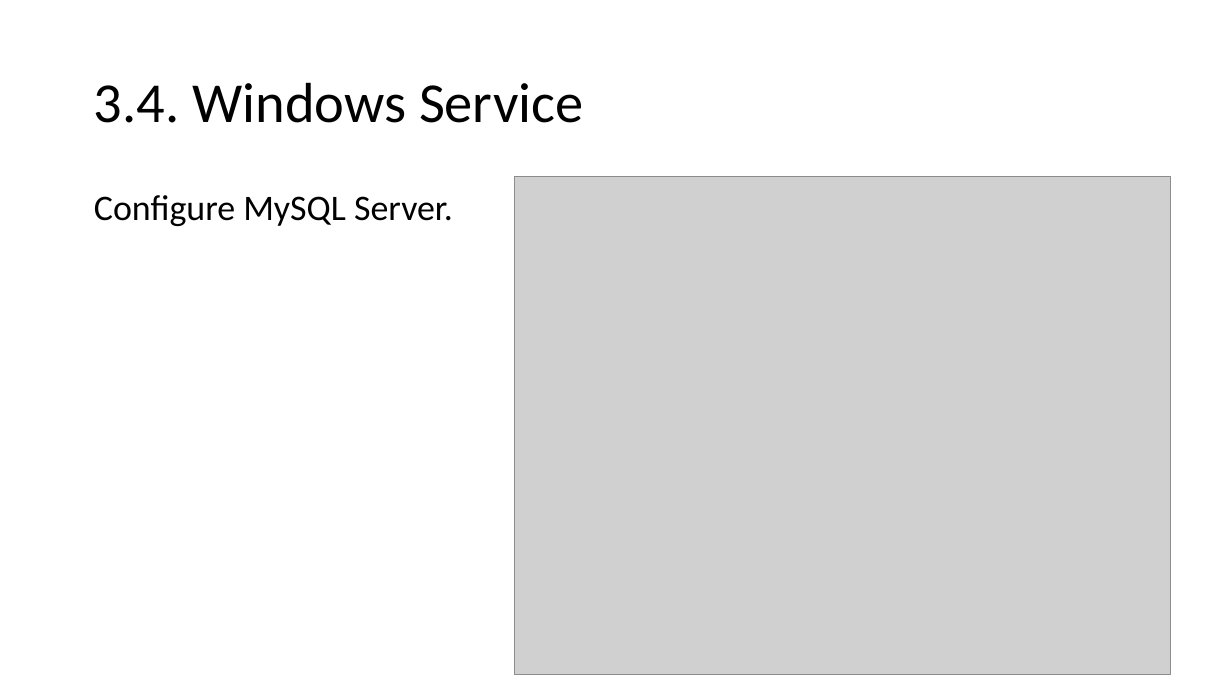
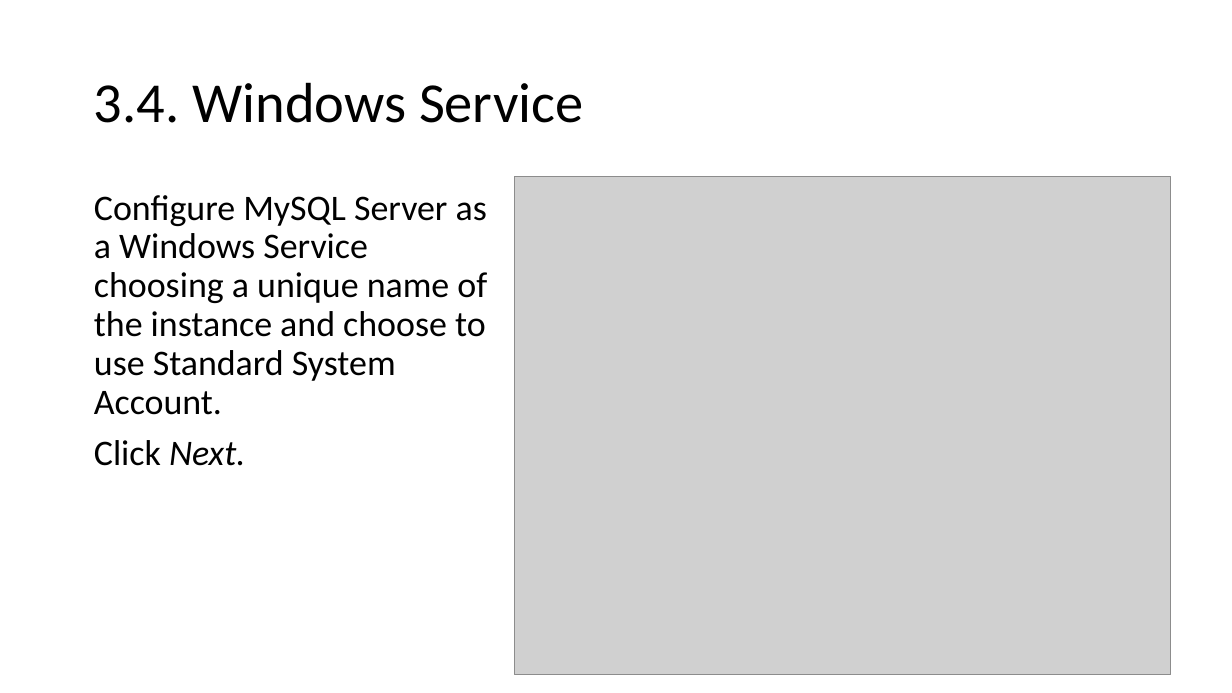
Before and after one commit to aolins/pbc, a slide deck: slide 21 of javadb/resources/Installing MySQL .pptx. Drawn at 1232x693 pixels with LibreOffice and Linux fonts; fonts in the diff are those of the drawing; grey boxes stand for pictures. Boxes give left, top, right and bottom in pixels: in the first picture for what was removed or moved away, otherwise in the second. Text is boxed around its words. In the diff, an @@ line names an element or a change of style, - is before the commit and + after.

```diff
--- a/javadb/resources/Installing MySQL .pptx
+++ b/javadb/resources/Installing MySQL .pptx
@@ text at [94,195,487,466]: text changed @@
-Configure MySQL Server.
+Configure MySQL Server as a Windows Service choosing a unique name of the instance and choose to use Standard System Account.
+Click Next.
```
Also in this commit, not shown: 12 other slides changed, 1 slide added, 2 slides removed.
